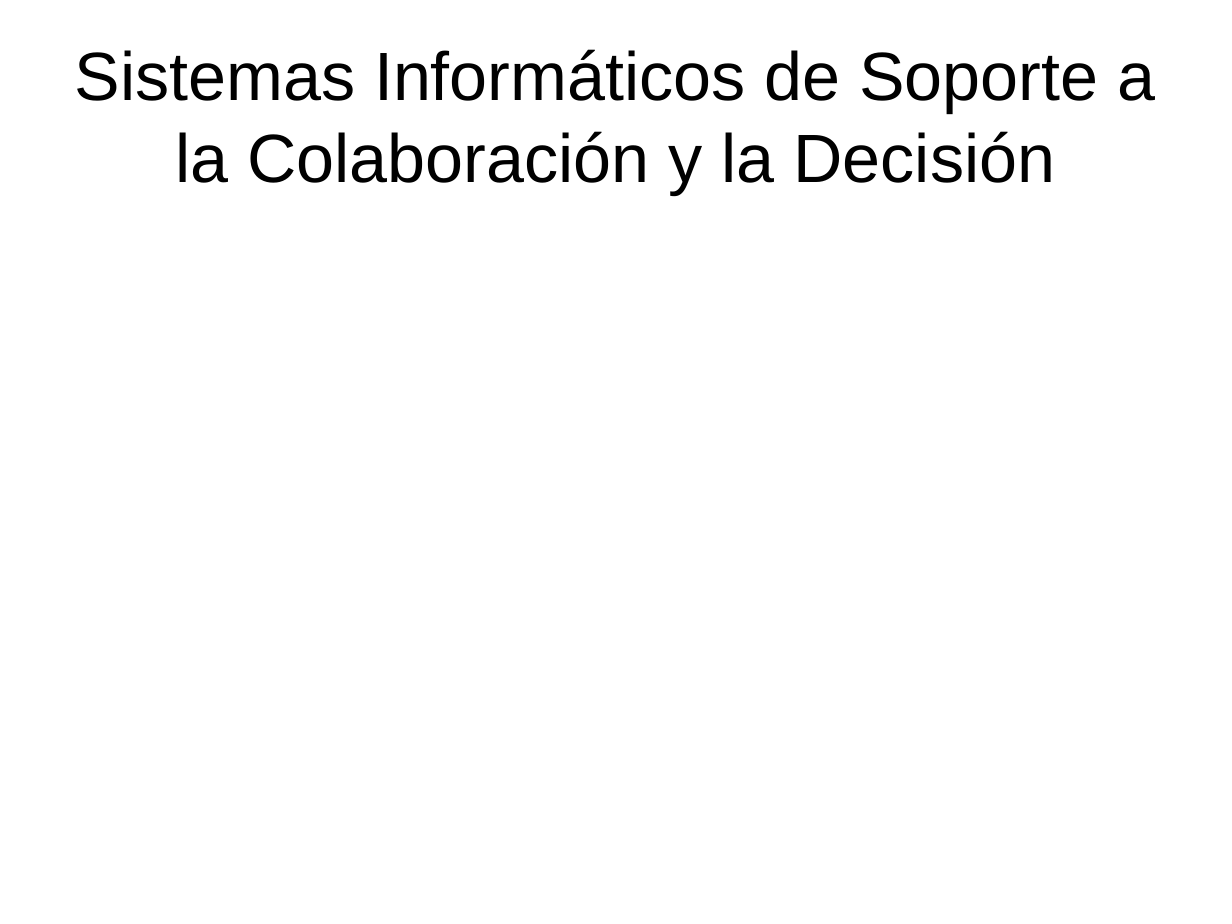
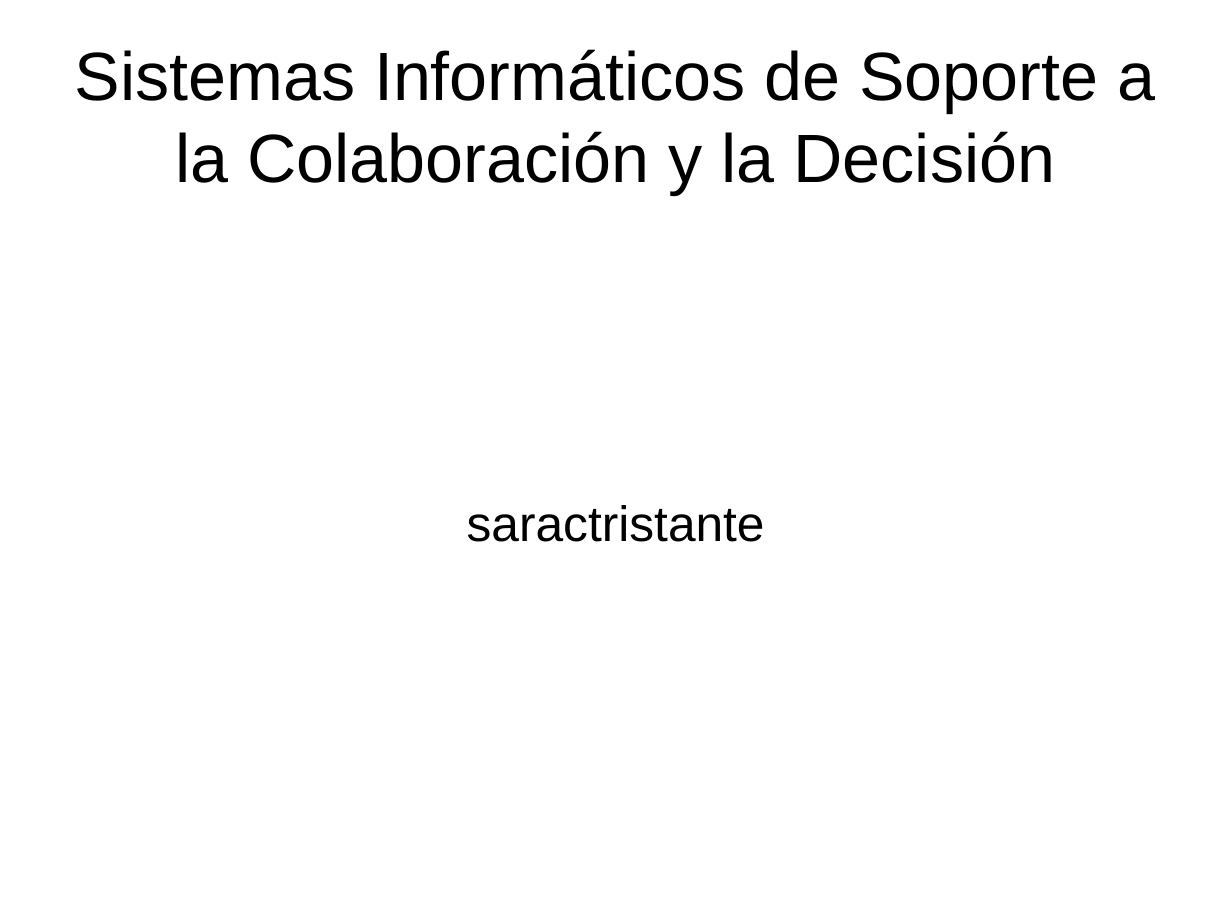
Before and after one commit to saractristante/siscd-saractristante, a slide deck: slide 1 of presentacion-open-office.odp. Drawn at 1232x924 pixels with LibreOffice and Linux fonts; fonts in the diff are those of the drawing. Boxes give left, top, right and bottom in pixels: in the first picture for what was removed or moved away, otherwise in the second. Text is boxed around its words. In the diff, an @@ line names an element or a change of style, - is before the commit and + after.

```diff
--- a/presentacion-open-office.odp
+++ b/presentacion-open-office.odp
@@ subtitle added at (x1=467, y1=505, x2=765, y2=542), 32 pt, text #000000 @@
+saractristante
```
Also in this commit, not shown: 2 other files.
